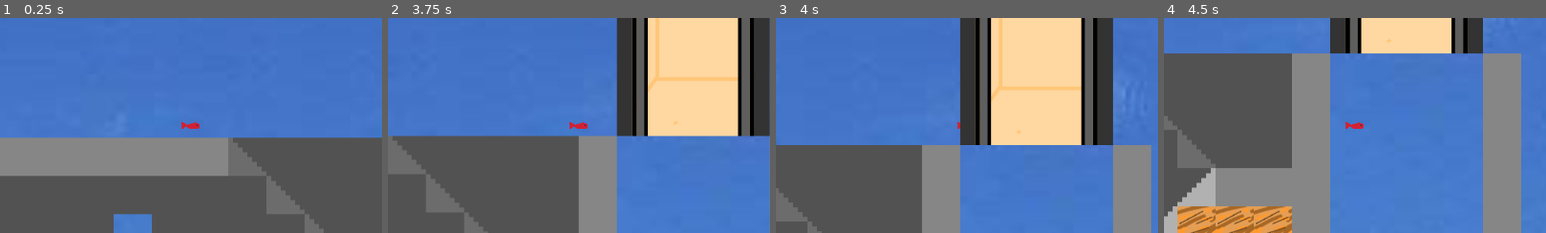
Above: before the commit, frames 1-4 (left to right).
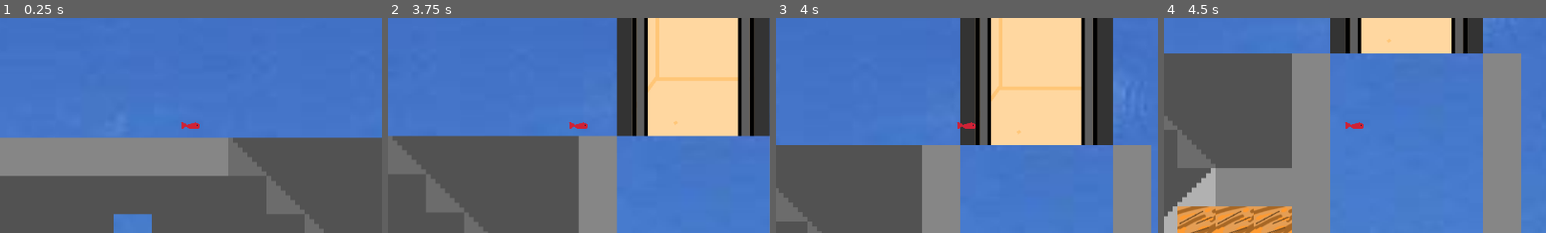
Above: after the commit, the same moments.

Repository: SweetFrontier/Fish
Game: Godot game, scene res://Scenes/Main.tscn
Same seed, same stepped clock (60 frames per second), same inputs: the game is played once before the commit and once after it.
Inputs (mouse positions are % of the whole screen's width and height, from its top left):
- Up to frame 1 (0.25 s): no input
- Up to frame 2 (3.75 s): tap Enter at 0.5 s; move the mouse to (72, 45) at 0.52 s; hold F 0.53-1.28 s; hold Right (ui_right) 0.53-2.03 s; click (72, 45) at 0.67 s; move the mouse to (30, 55) at 1.27 s; tap F at 1.35, 2.85 s; move the mouse to (60, 28) at 2.02 s; hold Left (ui_left) 2.03-2.78 s; hold F 2.03-2.78 s; move the mouse to (45, 70) at 2.77 s; hold Right (ui_right) from 2.78 s (still down); click (45, 70) at 2.92 s; move the mouse to (80, 65) at 3.52 s; hold F from 3.53 s (still down)
- Up to frame 3 (4 s): keep holding Right (ui_right); keep holding F
- Up to frame 4 (4.5 s): move the mouse to (20, 35) at 4.27 s; release Right (ui_right) at 4.28 s; release F at 4.28 s; hold Left (ui_left) from 4.28 s (still down); tap F at 4.35 s
The pictures show only the part of the screen within x 25-75%, y 26-76%; the shares and areas given below are measured in that part.

Frames 1-2 are identical in both runs. In frame 3, 0.1% of the frame differs, in the area x 48-53%, y 48-52%; in frame 4, nothing differs.

Commit message:
feat; changed fish z to 10

Diff:
--- a/Scenes/fish.tscn
+++ b/Scenes/fish.tscn
@@ -22,6 +22,8 @@
 size = Vector2(32, 16)
 
 [node name="Fish" type="CharacterBody2D"]
+z_index = 10
+z_as_relative = false
 script = ExtResource("1_yo2by")
 JUMP_VELOCITY = -1000.0
 
